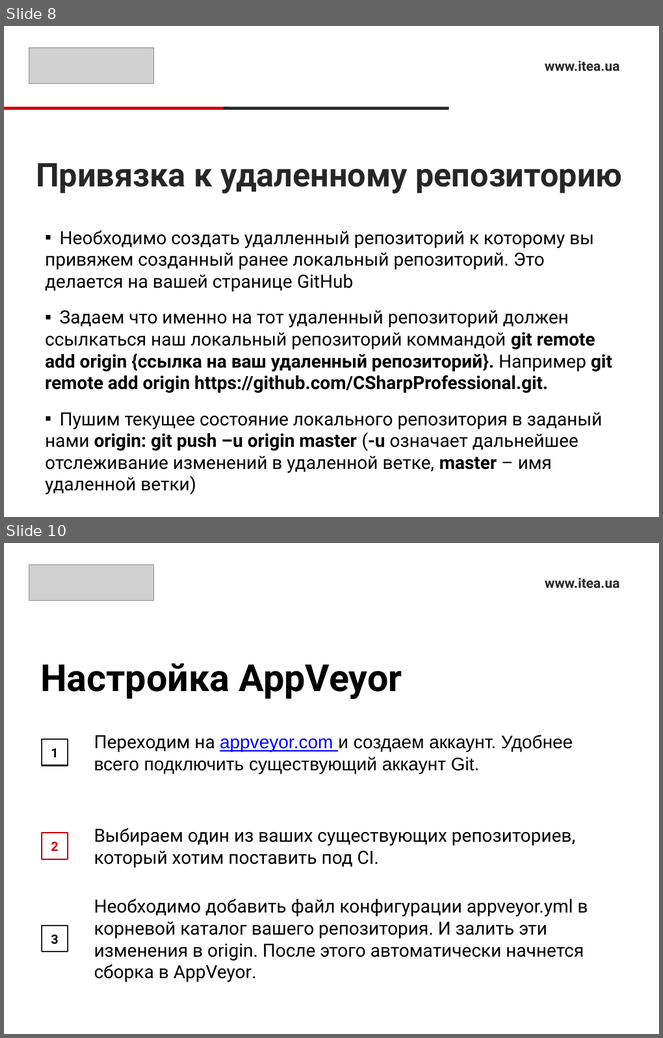
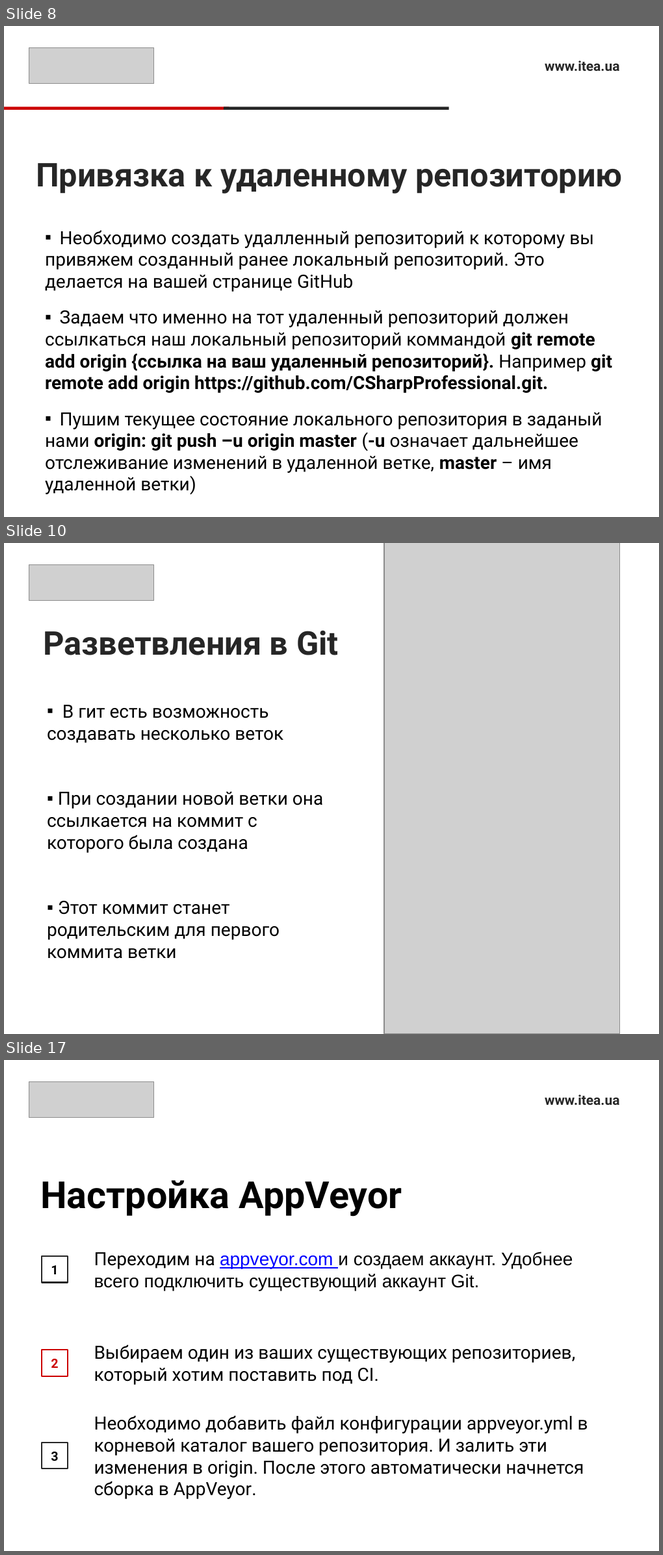
Before and after one commit to sonnov/NetCore, a slide deck: 2.VersionControl/VersionControl.pptx. Shown one above the other, each under a label of ours: slides 8 and 10 before the commit, slides 8, 10 and 17 after it; the slides between them are not shown. The pictures are 663x1038 and 663x1555 pixels, drawn with LibreOffice and Linux fonts; fonts in the diff are those of the drawing; grey boxes stand for pictures. Boxes give left, top, right and bottom in pixels: in the first picture for what was removed or moved away, otherwise in the second. Text is boxed around its words. In the diff, an @@ line names an element or a change of style, - is before the commit and + after.

```diff
--- a/2.VersionControl/VersionControl.pptx
+++ b/2.VersionControl/VersionControl.pptx
@@ slide 10 added at (4,543,659,1034), background #FFFFFF @@
@@ picture added at (384,543,620,1034) @@
@@ picture added at (29,564,154,601) @@
@@ title added at (43,630,339,655), 36 pt, text #262626, bold @@
+Разветвления в Git
@@ text added at (47,705,323,959), 20 pt, text #000000 @@
+▪ В гит есть возможность создавать несколько веток
+▪ При создании новой ветки она ссылкается на коммит с которого была создана
+▪ Этот коммит станет родительским для первого коммита ветки
@@ what was slide 10 is now slide 17 @@
```
Also in this commit, not shown: 2 slides changed, 6 other slides added.
